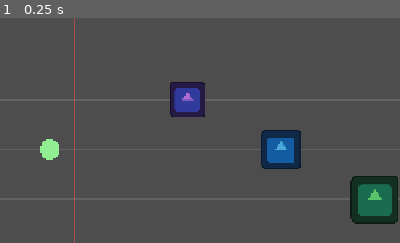
Above: before the commit, frame 1.
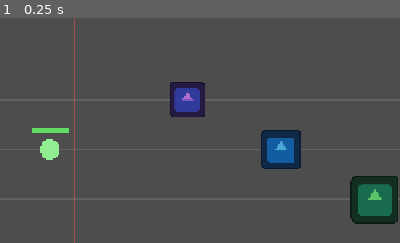
Above: after the commit, the same moment.

Repository: Sosorik/Sublike
Game: Godot game, scene res://scenes/battle/battle.tscn
Two runs of this game, one before a commit and one after it. Both use one fixed random seed, a clock stepped at 60 frames per second and the inputs below. The engine's default icon, where the game draws it, is replaced by a stand-in: a white triangle on a blue panel in a dark square.
Inputs:
- Up to frame 1 (0.25 s): no input
The pictures show only the part of the screen within x 0-50%, y 12-62%; the shares and areas given below are measured in that part.

The runs differ from the first frame. In frame 1, 0.2% of the frame differs, in the area x 8-18%, y 48-52%.

Commit message:
2주차 완료: 아이다 HP / 실패 처리
- scripts/combat/aida.gd — 좌측 고정, 체력, died 시그널
- 적 돌파 피해도 DamagePacket 을 거친다 (source_hero_id 는 비움)
- 스포너는 아이다를 모른다. enemy_reached_aida 를 Battle 이 중계
- 실패 시 스포너 정지. 리트라이는 4주차
- combat_rules.json 에 aida_max_hp 추가
- 아이다 디버그 체력바

Co-Authored-By: Claude Opus 5 <noreply@anthropic.com>

Diff:
--- a/data/combat_rules.json
+++ b/data/combat_rules.json
@@ -2,6 +2,7 @@
   "_comment": "전투 공통 규칙. 개별 가신/적이 아니라 전투 전체에 적용된다.",
   "rules": [
     { "id": "crit_mult",  "value": 2.0, "note": "치명타 배수" },
-    { "id": "min_damage", "value": 1.0, "note": "방어력을 빼고도 최소한 이만큼은 들어간다" }
+    { "id": "min_damage", "value": 1.0, "note": "방어력을 빼고도 최소한 이만큼은 들어간다" },
+    { "id": "aida_max_hp", "value": 100.0, "note": "아이다 체력. 임시 수치 — 밸런스는 5~6주차" }
   ]
 }
--- a/scenes/battle/battle.tscn
+++ b/scenes/battle/battle.tscn
@@ -6,26 +6,31 @@
 [ext_resource type="Script" path="res://scripts/core/party.gd" id="4_party"]
 [ext_resource type="PackedScene" path="res://scenes/entities/unit.tscn" id="5_unit"]
 [ext_resource type="PackedScene" path="res://scenes/entities/projectile.tscn" id="6_projectile"]
+[ext_resource type="Script" path="res://scripts/combat/aida.gd" id="7_aida"]
 
-[node name="Battle" type="Node2D" unique_id=1666057436 node_paths=PackedStringArray("spawner", "party")]
+[node name="Battle" type="Node2D" unique_id=1492772608 node_paths=PackedStringArray("spawner", "party", "aida")]
 script = ExtResource("1_battle")
 spawner = NodePath("EnemySpawner")
 party = NodePath("Party")
+aida = NodePath("Aida")
 
-[node name="Enemies" type="Node2D" parent="." unique_id=1540707645]
+[node name="Enemies" type="Node2D" parent="." unique_id=245586751]
 
-[node name="Projectiles" type="Node2D" parent="." unique_id=1000236827]
+[node name="Projectiles" type="Node2D" parent="." unique_id=1817241913]
 
-[node name="Lanes" type="Node2D" parent="." unique_id=715294340]
+[node name="Lanes" type="Node2D" parent="." unique_id=1785535067]
 
-[node name="Party" type="Node" parent="." unique_id=526451744 node_paths=PackedStringArray("units_root", "projectiles_root")]
+[node name="Aida" type="Node2D" parent="." unique_id=533539194]
+script = ExtResource("7_aida")
+
+[node name="Party" type="Node" parent="." unique_id=2128661972 node_paths=PackedStringArray("units_root", "projectiles_root")]
 script = ExtResource("4_party")
 unit_scene = ExtResource("5_unit")
 units_root = NodePath("../Lanes")
 projectile_scene = ExtResource("6_projectile")
 projectiles_root = NodePath("../Projectiles")
 
-[node name="EnemySpawner" type="Node" parent="." unique_id=2079385669 node_paths=PackedStringArray("enemies_root")]
+[node name="EnemySpawner" type="Node" parent="." unique_id=478257703 node_paths=PackedStringArray("enemies_root")]
 script = ExtResource("3_spawner")
 enemy_scene = ExtResource("2_enemy")
 enemies_root = NodePath("../Enemies")
--- /dev/null
+++ b/scripts/combat/aida.gd
@@ -0,0 +1,57 @@
+class_name Aida
+extends Node2D
+
+## 아이다. 좌측 고정. 이동하지 않는다.
+## 적이 아이다 피해선(BattleLayout.AIDA_HIT_X)을 넘으면 여기 체력이 깎인다.
+## 체력이 0이 되면 그 판은 실패다.
+##
+## 피해는 반드시 DamagePacket 을 거친다. 적이 준 피해도 예외가 아니다.
+## 이때 packet.source_hero_id 는 비어 있다 — 가신이 준 피해가 아니라는 뜻이다.
+
+## 체력이 바뀌었다. (현재값, 최대값)
+signal hp_changed(hp: float, max_hp: float)
+
+## 체력이 0이 됐다. 판 실패.
+signal died()
+
+const FALLBACK_MAX_HP: float = 100.0
+
+var max_hp: float = FALLBACK_MAX_HP
+var hp: float = FALLBACK_MAX_HP
+
+var _dead: bool = false
+
+
+func _ready() -> void:
+	position = Vector2(BattleLayout.AIDA_X, BattleLayout.AIDA_Y)
+	max_hp = DataLoader.get_rule("aida_max_hp", FALLBACK_MAX_HP)
+	hp = max_hp
+	# 자식의 _ready() 가 부모보다 먼저 돈다. 부모가 연결할 틈을 준다.
+	_announce.call_deferred()
+
+
+func take_damage(packet: DamagePacket) -> void:
+	if packet == null or _dead:
+		return
+
+	# 아이다는 방어력이 없다. 들어온 피해를 그대로 받는다.
+	hp = maxf(0.0, hp - packet.base)
+	hp_changed.emit(hp, max_hp)
+
+	if hp <= 0.0:
+		_dead = true
+		died.emit()
+
+
+func is_alive() -> bool:
+	return not _dead
+
+
+func get_hp_ratio() -> float:
+	if max_hp <= 0.0:
+		return 0.0
+	return hp / max_hp
+
+
+func _announce() -> void:
+	hp_changed.emit(hp, max_hp)
--- a/scripts/core/battle.gd
+++ b/scripts/core/battle.gd
@@ -10,6 +10,9 @@
 
 ## 인스펙터에서 Party 노드를 연결한다.
 @export var party: Node
+
+## 인스펙터에서 Aida 노드를 연결한다.
+@export var aida: Aida
 
 ## 레인 안내선을 그린다. 좌표 확인용 임시 표시. 완성 전 끈다.
 @export var debug_draw: bool = true
@@ -29,9 +32,40 @@
 		return
 	party.party_placed.connect(_on_party_placed)
 
+	if aida == null:
+		push_error("Battle: aida 가 비어 있다. 인스펙터에서 Aida 를 연결할 것.")
+		return
+	spawner.enemy_reached_aida.connect(_on_enemy_reached_aida)
+	aida.hp_changed.connect(_on_aida_hp_changed)
+	aida.died.connect(_on_aida_died)
+
 
 func _on_party_placed(units: Array) -> void:
 	print("편성 완료 — 가신 %d명" % units.size())
+
+
+## 적이 아이다까지 갔다. 적의 damage 로 피해 묶음을 만들어 넘긴다.
+## source_hero_id 는 비워 둔다 — 가신이 준 피해가 아니다.
+func _on_enemy_reached_aida(enemy: Enemy) -> void:
+	if not aida.is_alive():
+		return
+	# 피해 로그가 먼저 나와야 읽힌다. take_damage 는 hp_changed 를 즉시 쏜다.
+	print("돌파 — %s 아이다 피해 %.0f" % [enemy.display_name, enemy.damage])
+	aida.take_damage(DamagePacket.new(enemy.damage, false, ""))
+
+
+func _on_aida_hp_changed(hp: float, max_hp: float) -> void:
+	queue_redraw()   # 디버그 체력바를 다시 그린다
+	if hp > 0.0:
+		print("  아이다 HP %.0f/%.0f" % [hp, max_hp])
+
+
+func _on_aida_died() -> void:
+	print("=== 실패 — 아이다 쓰러짐. 웨이브 %d 진행 중, 처치 %d ===" % [
+		spawner.get_wave_number(), spawner.get_killed_count()
+	])
+	spawner.stop()
+	# 리트라이는 4주차 "실패 / 리트라이" 항목이다.
 
 
 func _on_wave_started(wave_number: int, total_waves: int, enemy_count: int) -> void:
@@ -67,5 +101,16 @@
 		hit_color,
 		3.0
 	)
-	# 아이다 위치
-	draw_circle(Vector2(BattleLayout.AIDA_X, BattleLayout.AIDA_Y), 16.0, Color(0.6, 1.0, 0.6, 0.9))
+	# 아이다 위치 + 체력바 (임시 표시. 정식 HUD 는 3주차)
+	var aida_pos := Vector2(BattleLayout.AIDA_X, BattleLayout.AIDA_Y)
+	var ratio: float = aida.get_hp_ratio() if aida != null else 1.0
+	var body_color := Color(0.6, 1.0, 0.6, 0.9) if ratio > 0.0 else Color(0.4, 0.4, 0.4, 0.9)
+	draw_circle(aida_pos, 16.0, body_color)
+
+	var bar_size := Vector2(60.0, 8.0)
+	var bar_top := aida_pos + Vector2(-bar_size.x * 0.5, -34.0)
+	draw_rect(Rect2(bar_top, bar_size), Color(0.1, 0.1, 0.1, 0.8))
+	draw_rect(
+		Rect2(bar_top, Vector2(bar_size.x * ratio, bar_size.y)),
+		Color(0.4, 0.9, 0.4, 0.95) if ratio > 0.3 else Color(0.95, 0.35, 0.3, 0.95)
+	)
--- a/scripts/core/enemy_spawner.gd
+++ b/scripts/core/enemy_spawner.gd
@@ -15,6 +15,8 @@
 signal wave_cleared(wave_number: int)
 ## 층의 마지막 웨이브까지 끝났다.
 signal floor_cleared()
+## 적이 아이다까지 갔다. 피해 적용은 Battle 이 한다 — 스포너는 아이다를 몰라도 된다.
+signal enemy_reached_aida(enemy: Enemy)
 
 enum State { IDLE, SPAWNING, WAITING_CLEAR, INTERMISSION, DONE }
 
@@ -80,6 +82,12 @@
 	_killed = 0
 	_queue.clear()
 	_next_wave()
+
+
+## 스폰을 멈춘다. 판이 실패했을 때 쓴다. 이미 나와 있는 적은 그대로 둔다.
+func stop() -> void:
+	_queue.clear()
+	_state = State.IDLE
 
 
 func get_state() -> State:
@@ -214,8 +222,9 @@
 
 
 func _on_enemy_reached_aida(enemy: Enemy) -> void:
-	# 아이다 HP 감소는 2주차 마지막 항목에서 붙인다.
 	_alive = maxi(0, _alive - 1)
+	# 반납 전에 알린다. 받는 쪽이 enemy.damage 를 읽어야 한다.
+	enemy_reached_aida.emit(enemy)
 	ObjectPool.release(enemy)
 
 
Not shown, added: scripts/combat/aida.gd.uid
Not shown, changed: docs/PROGRESS.md
